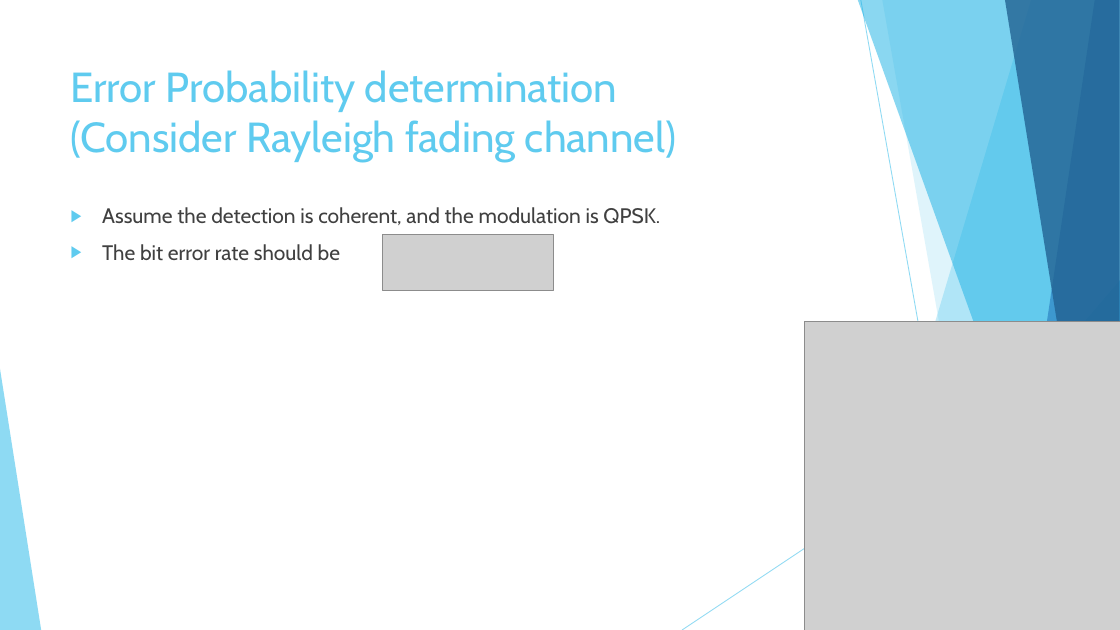
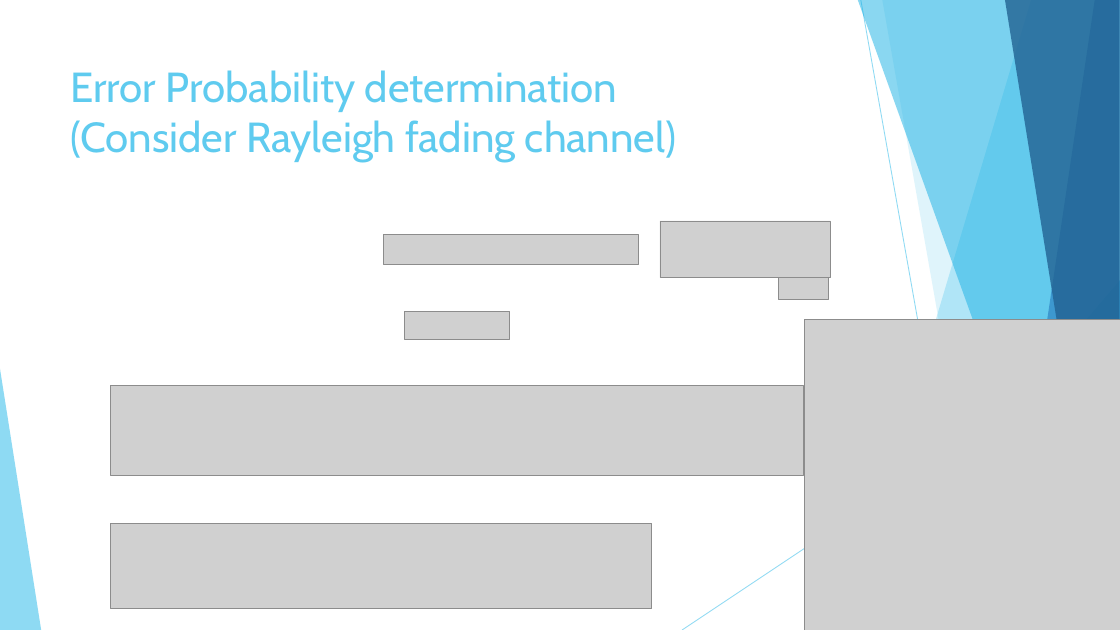
Before and after one commit to hungchun0201/Reliable_multicast_simulation, a slide deck: slide 9 of Final_project_reliable_multicast_retransmission_scheme.pptx. Drawn at 1120x630 pixels with LibreOffice and Linux fonts; fonts in the diff are those of the drawing; grey boxes stand for pictures. Boxes give left, top, right and bottom in pixels: in the first picture for what was removed or moved away, otherwise in the second. Text is boxed around its words. In the diff, an @@ line names an element or a change of style, - is before the commit and + after.

Commit message:
Add LDPC on a rayleigh channel in ppt

```diff
--- a/Final_project_reliable_multicast_retransmission_scheme.pptx
+++ b/Final_project_reliable_multicast_retransmission_scheme.pptx
@@ text removed at <box>102,207,660,260</box> @@
-▶ Assume the detection is coherent, and the modulation is QPSK.
-▶ The bit error rate should be
@@ picture added at <box>383,234,639,265</box> @@
@@ picture: place and size @@
-picture at <box>383,234,554,291</box>
+picture at <box>660,221,831,277</box>
@@ picture added at <box>779,274,828,299</box> @@
@@ picture added at <box>405,312,510,339</box> @@
@@ picture added at <box>111,386,803,476</box> @@
@@ picture added at <box>111,523,652,609</box> @@
```
Also in this commit, not shown: 2 other slides changed, 1 other file.
